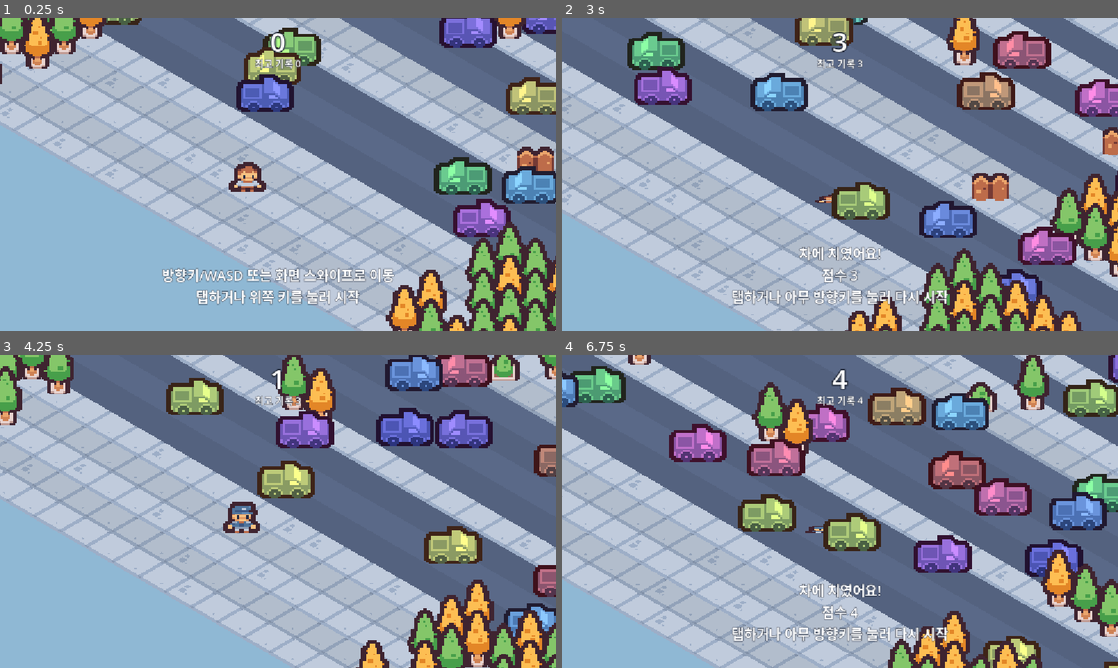
Above: before the commit, frames 1-4 (two rows, left to right).
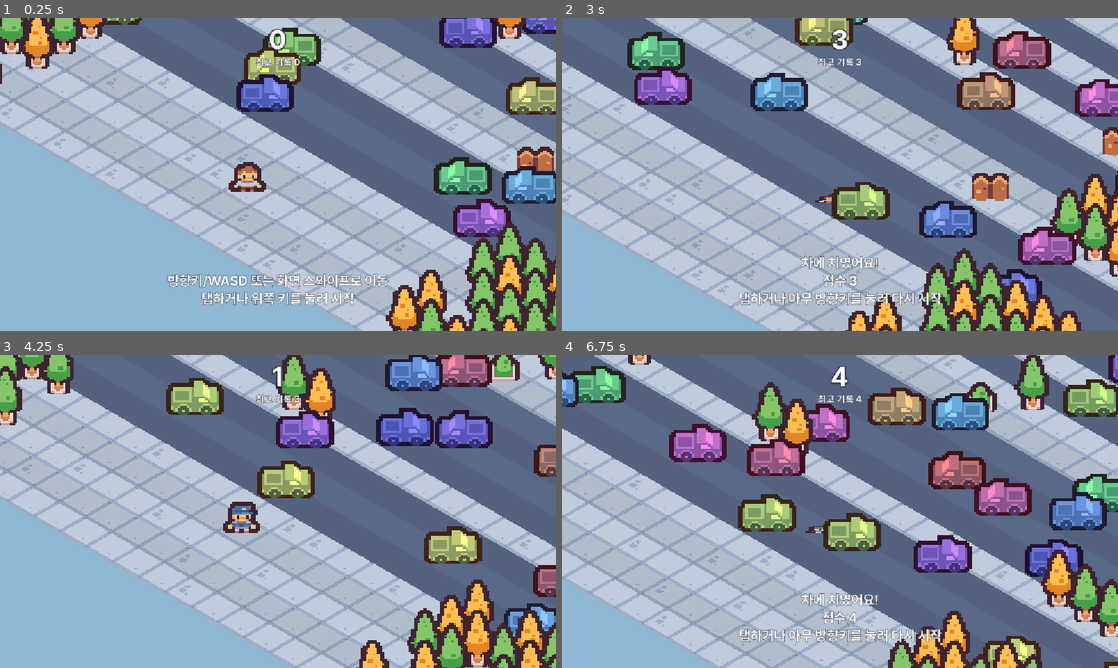
Above: after the commit, the same moments.

Repository: dj20250321-ai/-
Game: Godot game, scene res://scenes/main.tscn
The game is run twice, just before and just after one commit, with the same random seed, the same clock (stepped at 60 frames per second) and the same inputs.
Inputs (mouse positions are in pixels of both pictures, inside the frame that each line leads up to):
- Up to frame 1 (0.25 s): no input
- Up to frame 2 (3 s): tap Enter at 0.5 s; move the mouse to (962, 158) at 0.52 s; hold Right 0.53-1.28 s; click (962, 158) at 0.67 s; tap Space at 0.77, 1.52 s; move the mouse to (728, 190) at 1.27 s; hold Down 1.28-2.03 s; move the mouse to (895, 105) at 2.02 s; hold Right 2.03-2.78 s; move the mouse to (812, 237) at 2.77 s; hold Up from 2.78 s (still down); click (812, 237) at 2.92 s
- Up to frame 3 (4.25 s): tap Space at 3.02, 3.77 s; move the mouse to (444, 558) at 3.52 s; release Up at 3.53 s; hold Left from 3.53 s (still down)
- Up to frame 4 (6.75 s): move the mouse to (673, 464) at 4.27 s; tap Space at 4.52, 6.02 s; move the mouse to (867, 511) at 5.02 s; release Left at 5.03 s; hold Down 5.03-5.78 s; click (867, 511) at 5.17 s; move the mouse to (756, 433) at 5.77 s; hold Right 5.78-6.53 s; move the mouse to (962, 495) at 6.52 s; hold Up from 6.53 s (still down)

The runs differ from the first frame. In frame 1, 2.9% of the frame differs, in the area x 29-71%, y 3-92%; in frame 2, 2.4%; in frame 3, 0.2%; in frame 4, 2.3%.

Commit message:
웹 내보내기 설정과 한글 글꼴 추가

Diff:
--- a/project.godot
+++ b/project.godot
@@ -14,6 +14,10 @@
 config/features=PackedStringArray("4.7", "Forward Plus")
 config/icon="res://icon.svg"
 run/main_scene="res://scenes/main.tscn"
+
+[gui]
+
+theme/custom_font="res://fonts/Pretendard-Bold.otf"
 
 [display]
 
--- a/scripts/main.gd
+++ b/scripts/main.gd
@@ -9,6 +9,7 @@
 const BEHIND := 8
 const HOP_TIME := 0.13
 const CHASE_SPEED := 0.4
+const FONT := preload("res://fonts/Pretendard-Bold.otf")
 const CAR_RECT := Rect2(64, 144, 32, 32)
 const ATLAS := preload("res://Tilemap/tilemap_packed.png")
 const PLAYERS := [Rect2(0, 160, 16, 16), Rect2(16, 160, 16, 16), Rect2(0, 144, 16, 16)]
@@ -95,6 +96,7 @@
 	var l := Label.new()
 	l.horizontal_alignment = HORIZONTAL_ALIGNMENT_CENTER
 	l.vertical_alignment = valign
+	l.add_theme_font_override("font", FONT)
 	l.add_theme_font_size_override("font_size", font_size)
 	l.add_theme_color_override("font_outline_color", Color("#1d2433"))
 	l.add_theme_constant_override("outline_size", maxi(4, int(font_size / 6.0)))
Not shown, added: Tilemap/tilemap.png.import
Not shown, added: Tilemap/tilemap_packed.png.import
Not shown, added: Tiles/tile_0000.png.import
Not shown, added: Tiles/tile_0001.png.import
Not shown, added: Tiles/tile_0002.png.import
Not shown, added: Tiles/tile_0003.png.import
Not shown, added: Tiles/tile_0004.png.import
Not shown, added: Tiles/tile_0005.png.import
Not shown, added: Tiles/tile_0006.png.import
Not shown, added: Tiles/tile_0007.png.import
Not shown, added: Tiles/tile_0008.png.import
Not shown, added: Tiles/tile_0009.png.import
(and 127 more such lines)
